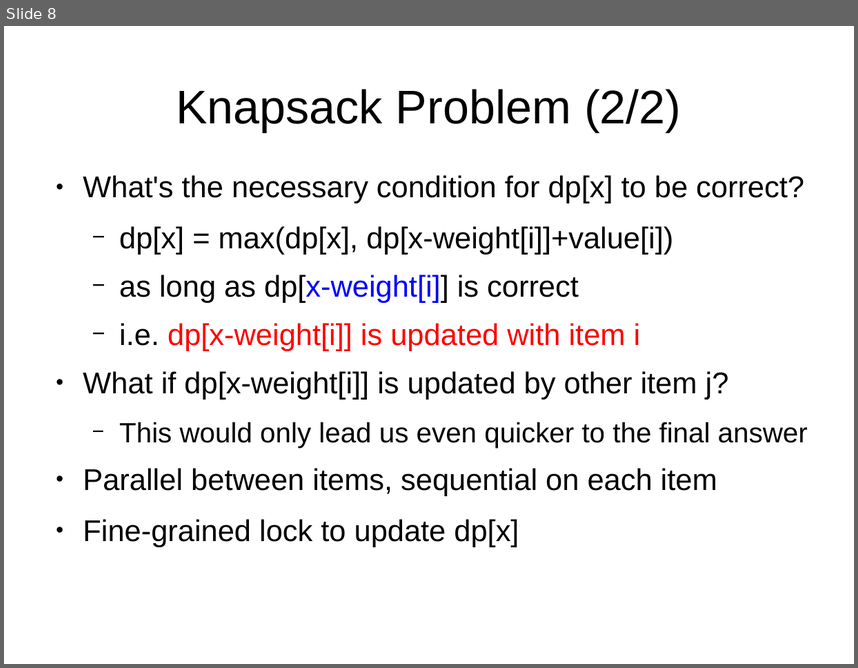
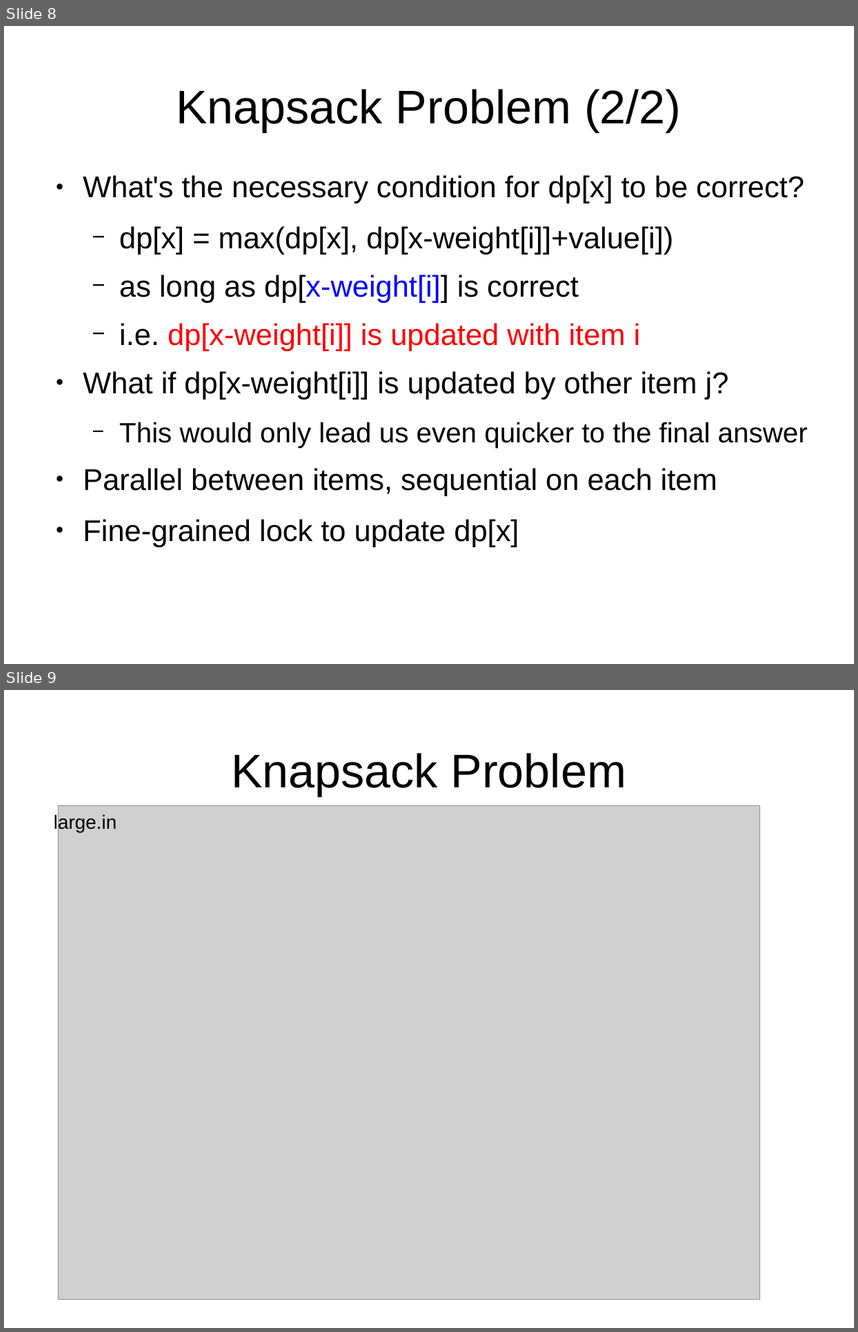
Before and after one commit to ViEiraCaRdOsO/L-FCDS_2015, a slide deck: README.odp. Shown one above the other, each under a label of ours: slide 8 before the commit, slides 8 and 9 after it. The pictures are 858x668 and 858x1332 pixels, drawn with LibreOffice and Linux fonts; fonts in the diff are those of the drawing; grey boxes stand for pictures. Boxes give left, top, right and bottom in pixels: in the first picture for what was removed or moved away, otherwise in the second. Text is boxed around its words. In the diff, an @@ line names an element or a change of style, - is before the commit and + after.

```diff
--- a/README.odp
+++ b/README.odp
@@ slide 9 added at [4, 690, 854, 1328], background #FFFFFF @@
@@ title added at [231, 753, 626, 796], 44 pt, text #000000 @@
+Knapsack Problem
@@ text added at [54, 814, 117, 832], 18 pt, text #000000 @@
+large.in
@@ picture added at [58, 806, 760, 1299] @@
```
Also in this commit, not shown: 6 slides changed, 1 other slide added, 2 slides removed, 11 other files.
